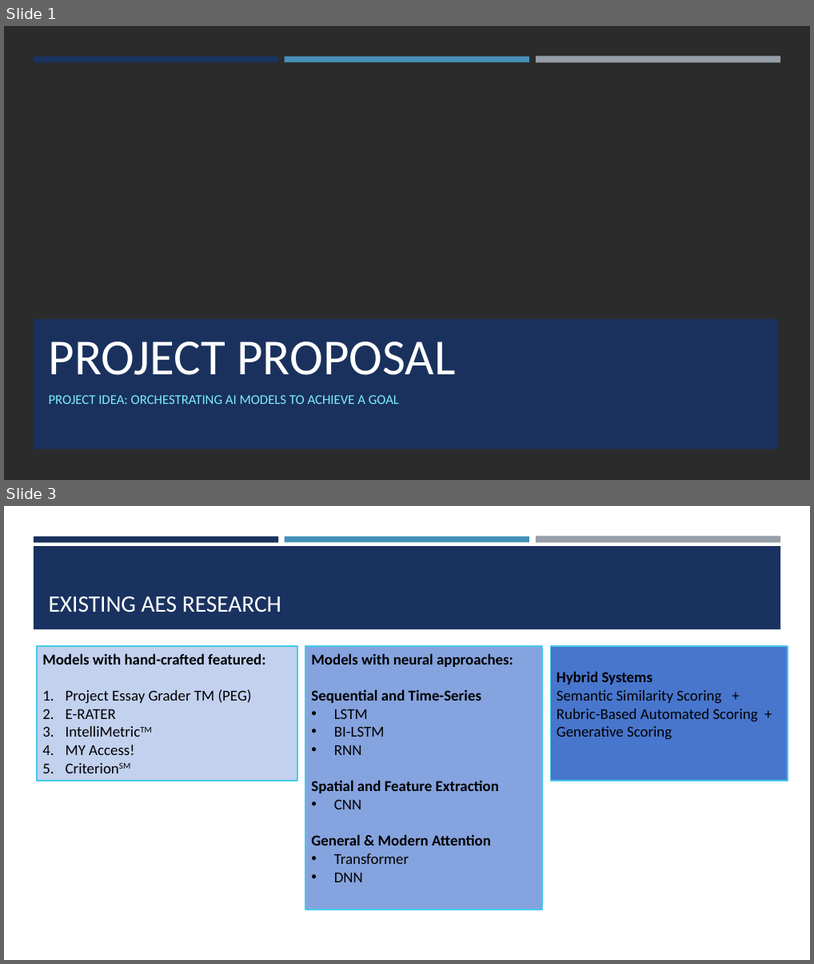
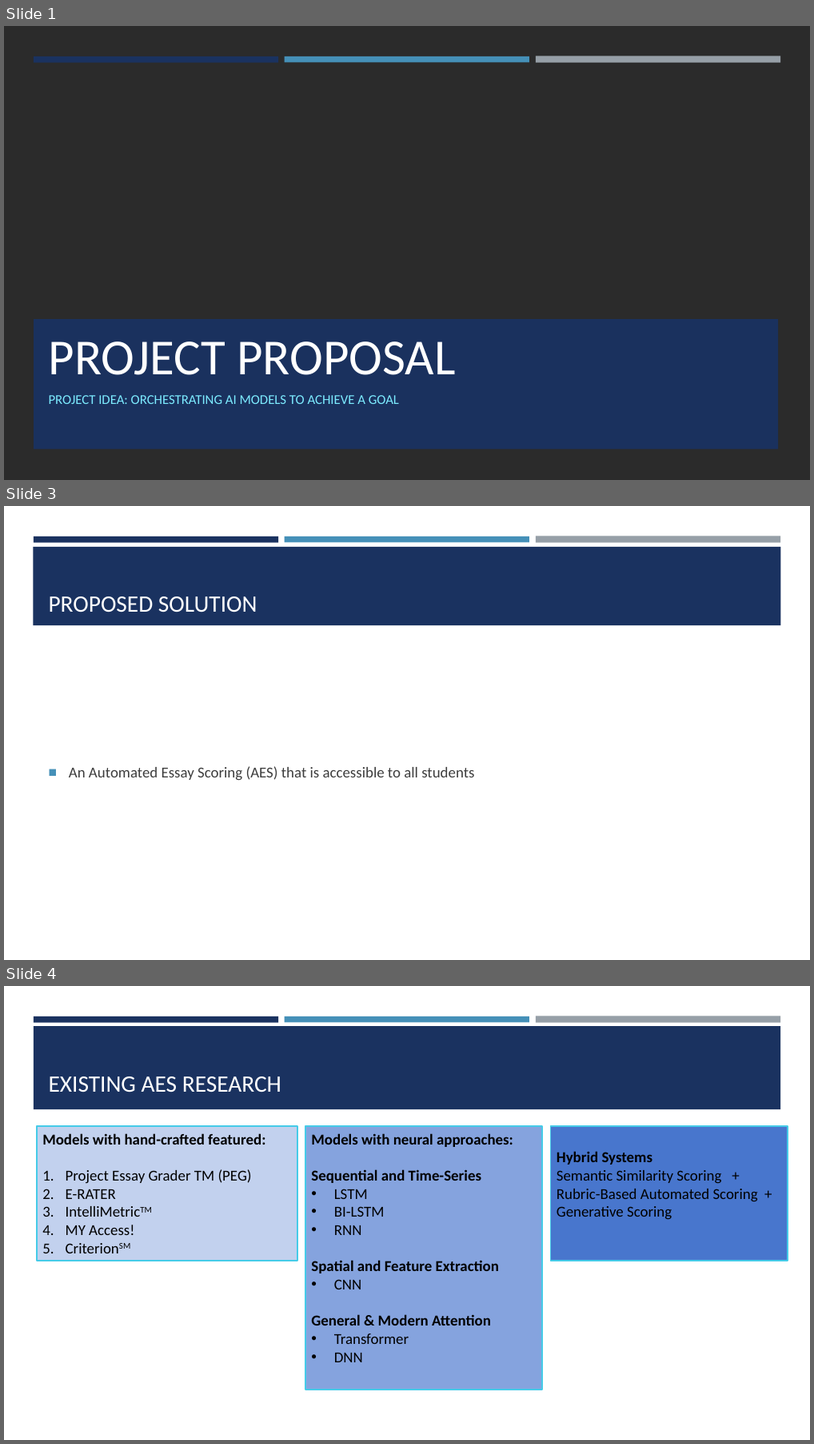
Before and after one commit to AsaDorville758/aes-thesis, a slide deck: presentation/Project Proposal Presentation.pptx. Shown one above the other, each under a label of ours: slides 1 and 3 before the commit, slides 1, 3 and 4 after it; the slides between them are not shown. The pictures are 814x964 and 814x1444 pixels, drawn with LibreOffice and Linux fonts; fonts in the diff are those of the drawing; background and template pictures are left out; a plain dark background stands for a picture behind light text. Boxes give left, top, right and bottom in pixels: in the first picture for what was removed or moved away, otherwise in the second. Text is boxed around its words. In the diff, an @@ line names an element or a change of style, - is before the commit and + after.

```diff
--- a/presentation/Project Proposal Presentation.pptx
+++ b/presentation/Project Proposal Presentation.pptx
@@ slide 3 added at box(4, 506, 810, 960), background #FFFFFF; not listed: 3 template elements that a slide beside it also shows @@
@@ rectangle added at box(33, 547, 782, 625), fill #1A3260 @@
@@ title added at box(49, 596, 258, 612), 28 pt, text #FFFFFF @@
+PROPOSED SOLUTION
@@ text added at box(69, 766, 474, 780), 18 pt, text #3D3D3D @@
+■ An Automated Essay Scoring (AES) that is accessible to all students
@@ what was slide 3 is now slide 4 @@
```
Also in this commit, not shown: 1 slide changed, 1 other slide added, 1 slide removed, 2 other files.
